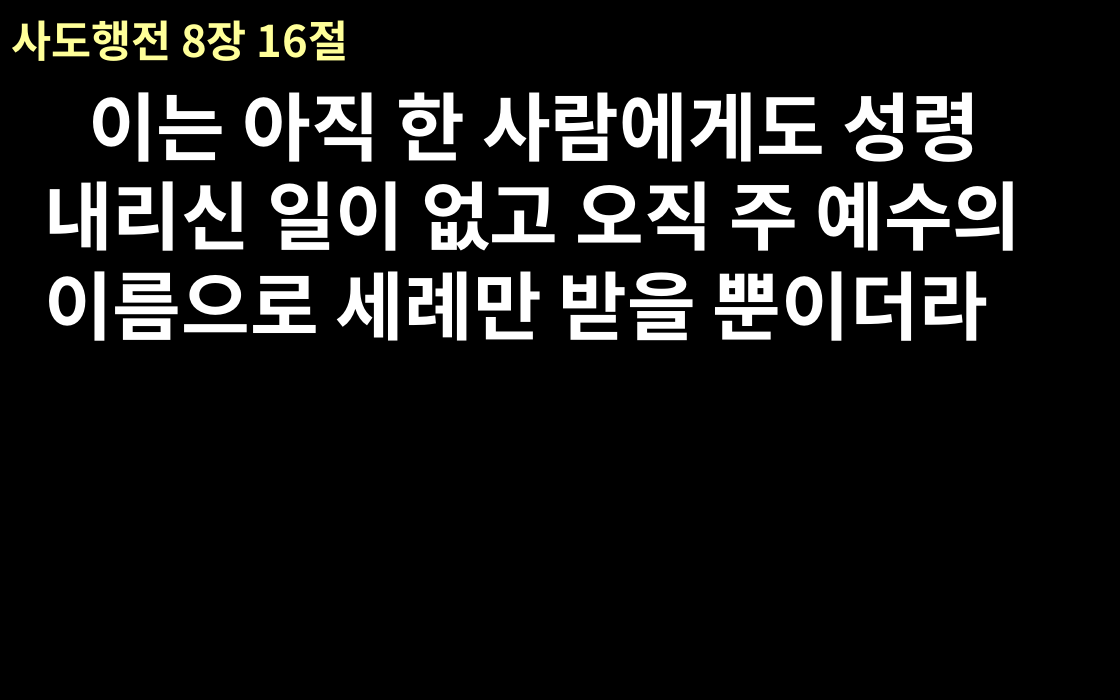
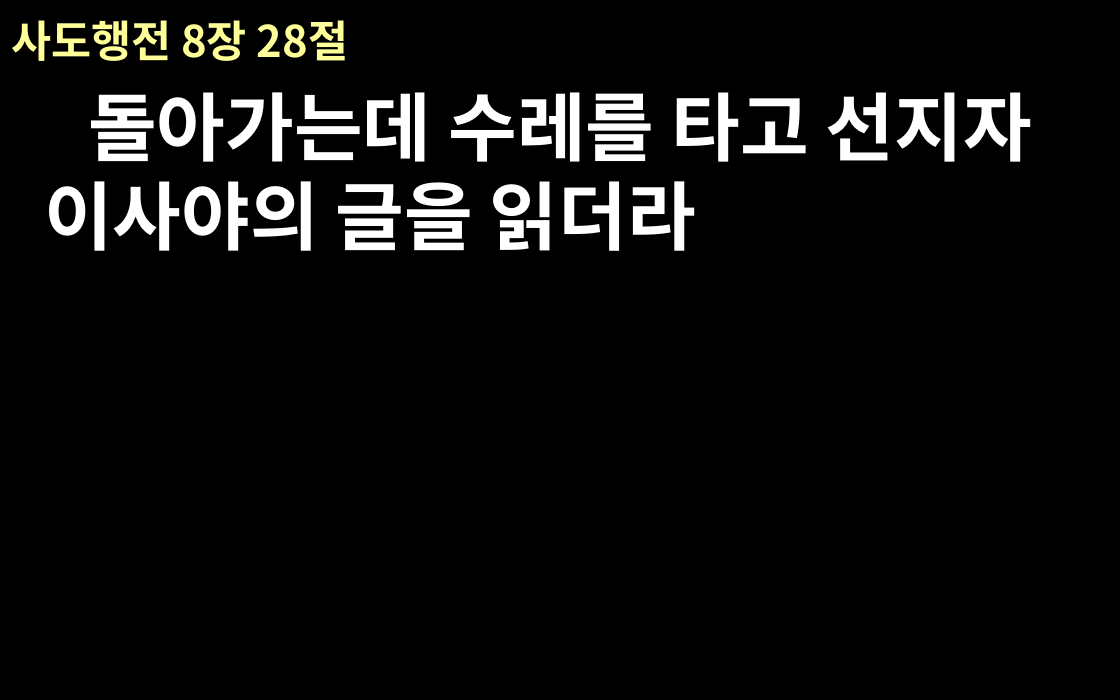
Before and after one commit to euskate/bible_ppt_class, a slide deck: slide 3 of new-file-name.pptx (slide 8 before the commit). Drawn at 1120x700 pixels with LibreOffice and Linux fonts; fonts in the diff are those of the drawing. Boxes give left, top, right and bottom in pixels: in the first picture for what was removed or moved away, otherwise in the second. Text is boxed around its words. In the diff, an @@ line names an element or a change of style, - is before the commit and + after.

```diff
--- a/new-file-name.pptx
+++ b/new-file-name.pptx
@@ title at (11, 20, 348, 61): text changed @@
-사도행전 8장 16절
+사도행전 8장 28절
@@ text at (44, 92, 1032, 251): text changed @@
-이는 아직 한 사람에게도 성령 내리신 일이 없고 오직 주 예수의 이름으로 세례만 받을 뿐이더라
+돌아가는데 수레를 타고 선지자 이사야의 글을 읽더라
```
Also in this commit, not shown: 18 other slides changed, 2 slides added, 1 slide removed, 3 other files.
